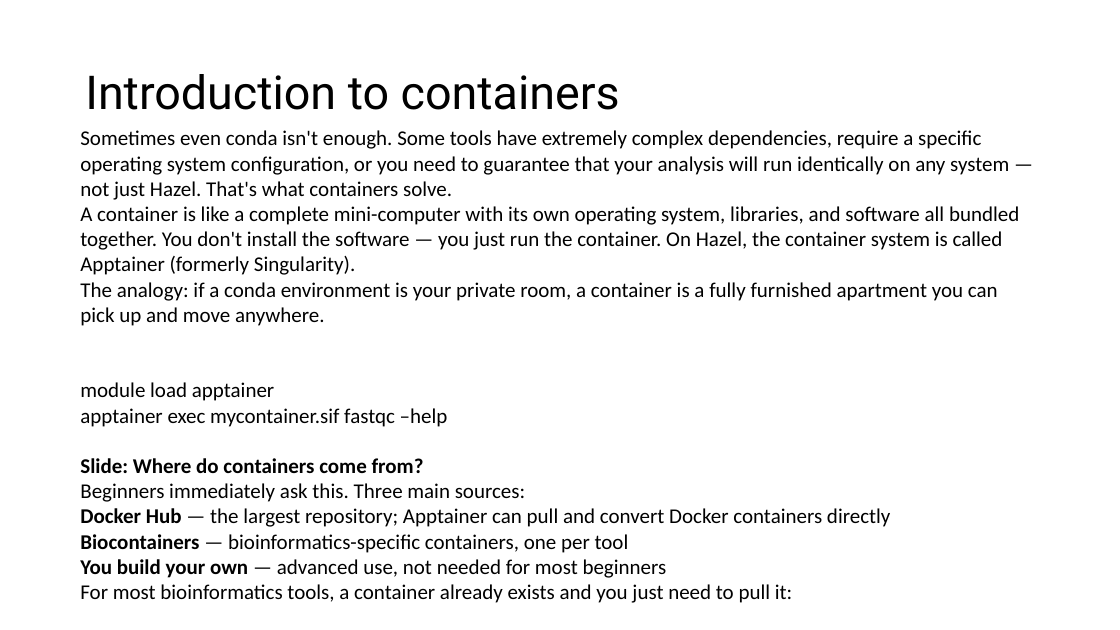
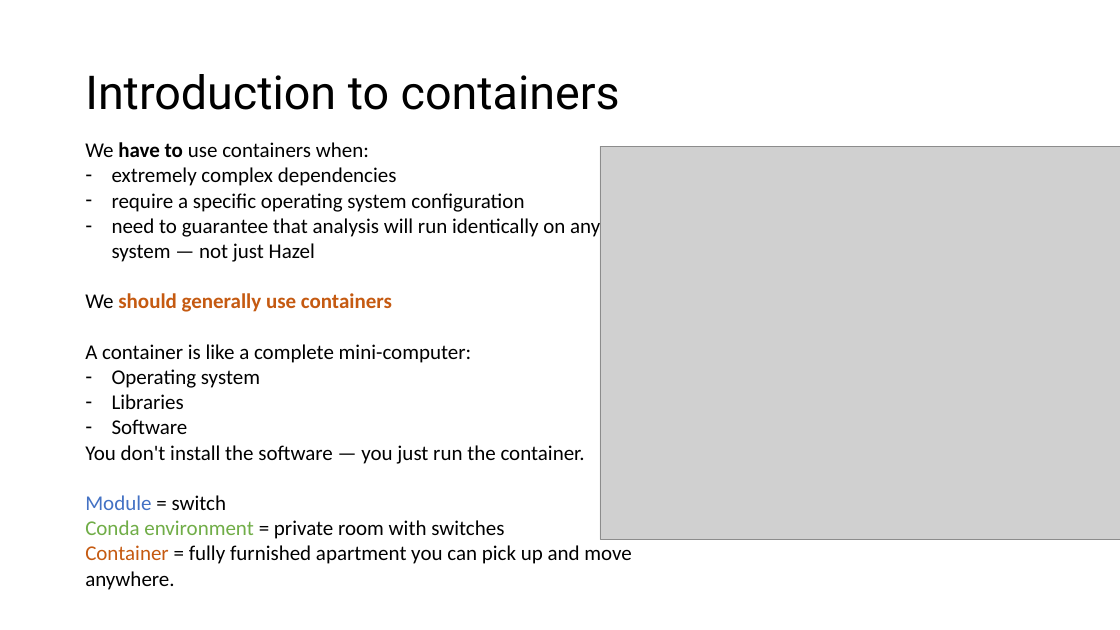
Before and after one commit to hurwitzlab/brc_hazel_training, a slide deck: slide 8 of slides/brc_hazel_week_d4.pptx. Drawn at 1120x630 pixels with LibreOffice and Linux fonts; fonts in the diff are those of the drawing; grey boxes stand for pictures. Boxes give left, top, right and bottom in pixels: in the first picture for what was removed or moved away, otherwise in the second. Text is boxed around its words. In the diff, an @@ line names an element or a change of style, - is before the commit and + after.

Commit message:
d4

```diff
--- a/slides/brc_hazel_week_d4.pptx
+++ b/slides/brc_hazel_week_d4.pptx
@@ text at [85,142,631,590]: text changed @@
-Sometimes even conda isn't enough. Some tools have extremely complex dependencies, require a specific operating system configuration, or you need to guarantee that your analysis will run identically on any system — not just Hazel. That's what containers solve.
-A container is like a complete mini-computer with its own operating system, libraries, and software all bundled together. You don't install the software — you just run the container. On Hazel, the container system is called Apptainer (formerly Singularity).
-The analogy: if a conda environment is your private room, a container is a fully furnished apartment you can pick up and move anywhere.
-module load apptainer
-apptainer exec mycontainer.sif fastqc –help
-Slide: Where do containers come from?
-Beginners immediately ask this. Three main sources:
-Docker Hub — the largest repository; Apptainer can pull and convert Docker containers directly
-Biocontainers — bioinformatics-specific containers, one per tool
-You build your own — advanced use, not needed for most beginners
-For most bioinformatics tools, a container already exists and you just need to pull it:
-apptainer pull docker://biocontainers/fastqc:latest
+We have to use containers when:
+– extremely complex dependencies
+– require a specific operating system configuration
+– need to guarantee that analysis will run identically on any system — not just Hazel
+We should generally use containers
+A container is like a complete mini-computer:
+– Operating system
+– Libraries
+– Software
+You don't install the software — you just run the container.
+Module = switch
+Conda environment = private room with switches
+Container = fully furnished apartment you can pick up and move anywhere.
@@ picture added at [600,146,1120,539] @@
```
Also in this commit, not shown: 3 other slides changed, 1 slide added.
